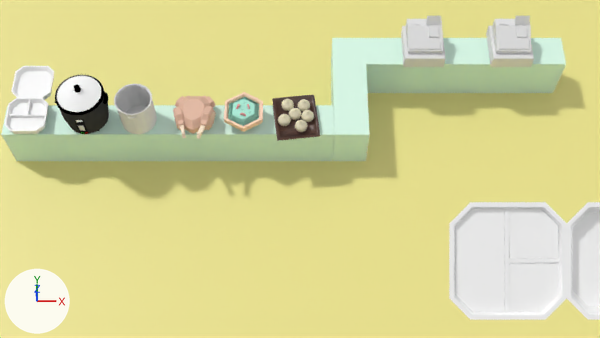
Two versions of the Blender file scenes/counter-level.blend, one commit apart.
One viewpoint serves both versions: the file's camera 'Camera'. The lights are fixed; the arrows at lower left show +X, +Y and +Z.

In view in the first picture: 'Cash Register.001', 'Cash Register.002', 'Counter.Checkout', 'Counter.Connector', 'Counter.Main', 'Floor', 'Noodle Pot', 'Styrofoam.Base', 'Styrofoam.Base.Counter', 'Styrofoam.Entree.Left', 'Styrofoam.Entree.Right', 'Styrofoam.Side'.
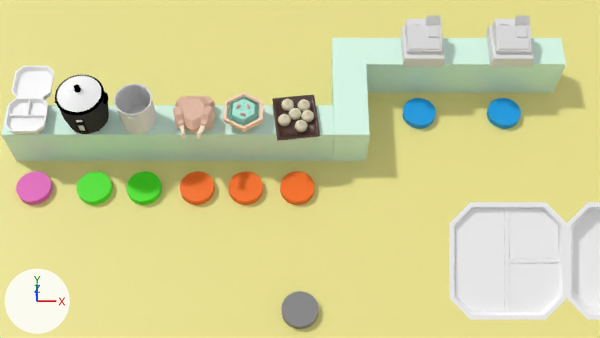
Where the change shows, as pixel boxes (x1, y1, x2, y2) in the pictures (600 x 338 px):
'Cash Register.001', moved: before (401, 16, 446, 67); after (400, 16, 445, 67)
'Clickable.Neutral', shown: after (281, 291, 319, 329)
'Clickable.Styrofoam', shown (pink): after (16, 171, 53, 205)
'Clickable.Rice', shown (green): after (77, 171, 113, 205)
'Clickable.Noodles', shown (green): after (127, 171, 162, 205)
'Clickable.Vegetables', shown (orange): after (228, 171, 263, 205)
'Clickable.Chicken', shown (orange): after (180, 171, 215, 205)
'Clickable.Dumplings', shown (orange): after (280, 171, 314, 205)
'Clickable.Checkout.002', shown (blue): after (487, 98, 521, 129)
'Clickable.Checkout.001', shown (blue): after (402, 98, 436, 129)

Patch to the scene script:
```diff
--- a/scenes/counter-level.blend.py
+++ b/scenes/counter-level.blend.py
@@ ob_cash_register_001 @@
 ob_cash_register_001 = bpy.data.objects.new('Cash Register.001', me_cube_004)
-ob_cash_register_001.location = (7.39, 6.58, 4.63)
+ob_cash_register_001.location = (7.36, 6.58, 4.63)
 ob_cash_register_001.rotation_euler = (0.0, 0.0, 4.712)  # degrees (0, 0, 270)
@@ ob_clickable_styrofoam @@
 ob_clickable_styrofoam.scale = (1.0, 1.0, 0.219)
-ob_clickable_styrofoam.hide_set(True)  # its collection is switched off
@@ ob_clickable_chicken @@
 ob_clickable_chicken.scale = (1.0, 1.0, 0.219)
-ob_clickable_chicken.hide_set(True)  # its collection is switched off
@@ ob_clickable_checkout_001 @@
 ob_clickable_checkout_001.scale = (1.0, 1.0, 0.219)
-ob_clickable_checkout_001.hide_set(True)  # its collection is switched off
@@ ob_clickable_checkout_002 @@
 ob_clickable_checkout_002.scale = (1.0, 1.0, 0.219)
-ob_clickable_checkout_002.hide_set(True)  # its collection is switched off
@@ ob_clickable_rice @@
 ob_clickable_rice.scale = (1.0, 1.0, 0.219)
-ob_clickable_rice.hide_set(True)  # its collection is switched off
@@ ob_clickable_noodles @@
 ob_clickable_noodles.scale = (1.0, 1.0, 0.219)
-ob_clickable_noodles.hide_set(True)  # its collection is switched off
@@ ob_clickable_vegetables @@
 ob_clickable_vegetables.scale = (1.0, 1.0, 0.219)
-ob_clickable_vegetables.hide_set(True)  # its collection is switched off
@@ ob_clickable_dumplings @@
 ob_clickable_dumplings.scale = (1.0, 1.0, 0.219)
-ob_clickable_dumplings.hide_set(True)  # its collection is switched off
@@ ob_clickable_neutral @@
 ob_clickable_neutral.scale = (1.0, 1.0, 0.219)
-ob_clickable_neutral.hide_set(True)  # its collection is switched off
```
